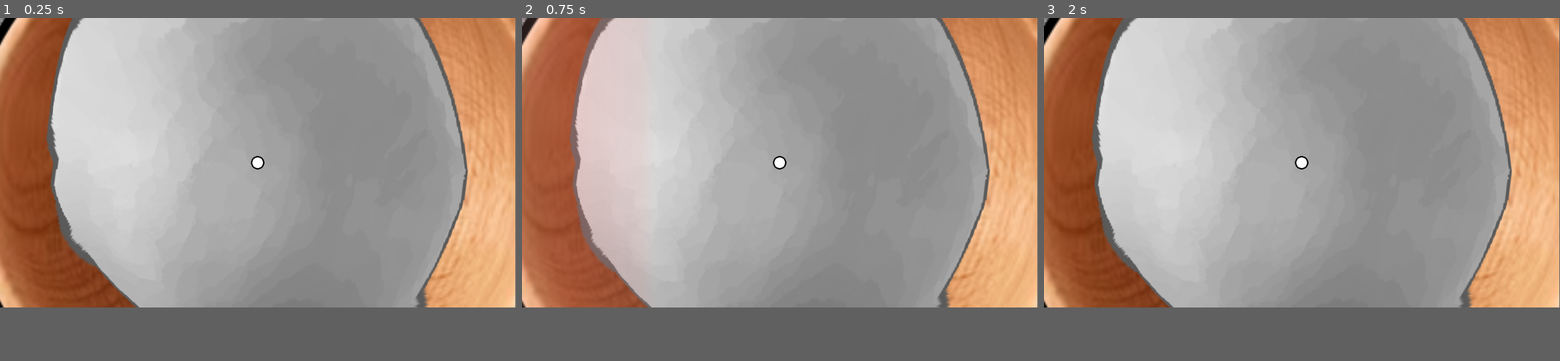
Above: before the commit, frames 1-3 (left to right).
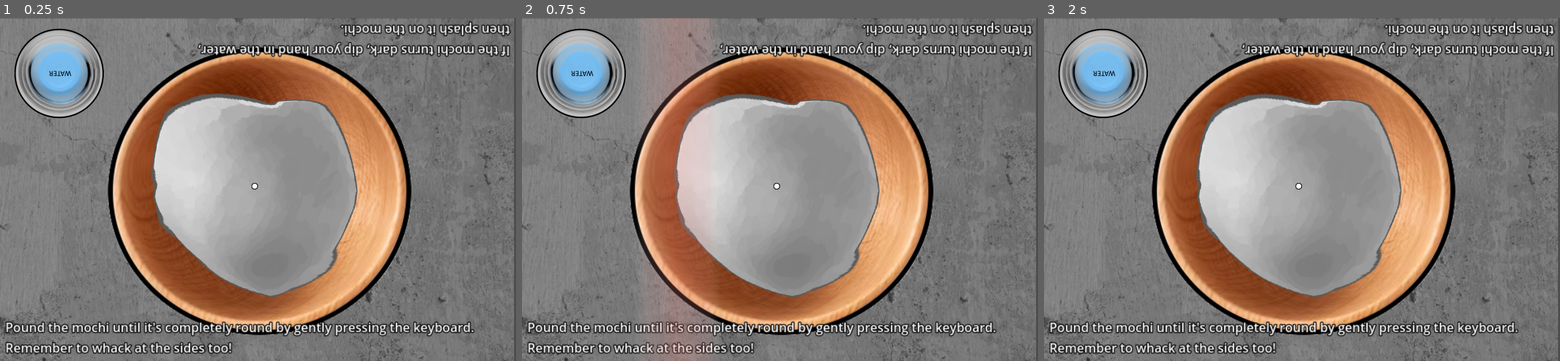
Above: after the commit, the same moments.

Repository: ezchen0001/SuperMochiMakers
Game: Godot game, scene res://game.tscn
Two runs of this game, one before a commit and one after it. Both use one fixed random seed, a clock stepped at 60 frames per second and the inputs below.
Inputs:
- Up to frame 1 (0.25 s): no input
- Up to frame 2 (0.75 s): tap Enter at 0.5 s; hold D from 0.53 s (still down); tap Q at 0.6 s
- Up to frame 3 (2 s): tap Space at 1.25 s; release D at 1.28 s; hold S from 1.28 s (still down); tap E at 1.35 s
In our replay, the window is 799x449 before the commit and 800x532 after it. These sizes can differ from the game's own. Grey fills any space a smaller window leaves; there, only what the larger window draws over its background counts as a difference.

The runs differ from the first frame. In frame 1, 70% of the frame differs, in the area x 0-100%, y 0-100%; in frame 2, 71%; in frame 3, 70%.

Commit message:
Creating new git branch, testing viewport issues, currently crashes

Diff:
--- a/game.tscn
+++ b/game.tscn
@@ -41,6 +41,7 @@
 texture = ExtResource("4_xo5rq")
 
 [node name="Camera2D" type="Camera2D" parent="World"]
+position = Vector2(15, 15)
 
 [node name="Water" type="Node2D" parent="World"]
 z_index = -5
--- a/project.godot
+++ b/project.godot
@@ -17,7 +17,10 @@
 
 [display]
 
+window/size/viewport_width=2357
+window/size/viewport_height=1568
 window/size/mode=3
+window/stretch/mode="viewport"
 
 [rendering]
 
Not shown, changed: .gitignore
